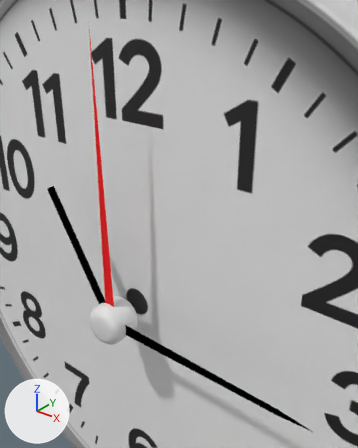
An edit to the glTF model docs/2D貼圖_3D清晰可見的時鐘面板_簡潔的指針V1.glb, drawn before and after from the same camera.
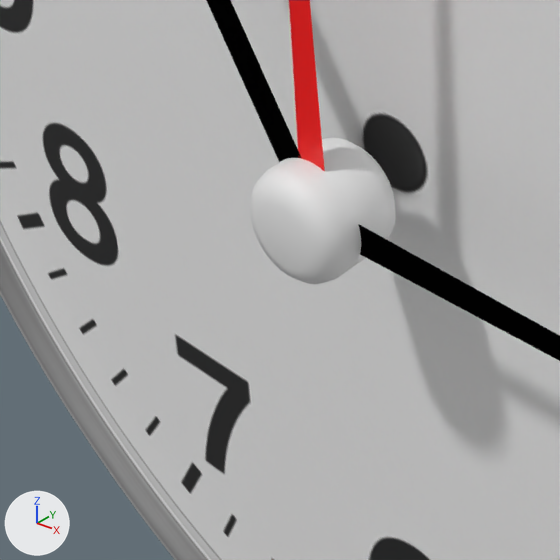
There are two pictures of each version: one from a 50 mm camera at (379.0, -340.0, 377.0) aimed at (31.0, 95.0, 108.0), one close up on the part from 2% to 54% of the width and 56% to 97% of the height. Arrows for +X, +Y and +Z are at lower left; the lights stay in place. Where no turn or scale is listed for an object, it has been applied to the vertices.

Names of what the first close-up shows: 'hour', 'minute', 'second', '圆柱体', '復古風格的時鐘_貼圖版'.
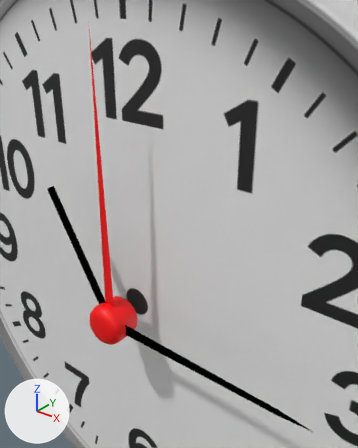
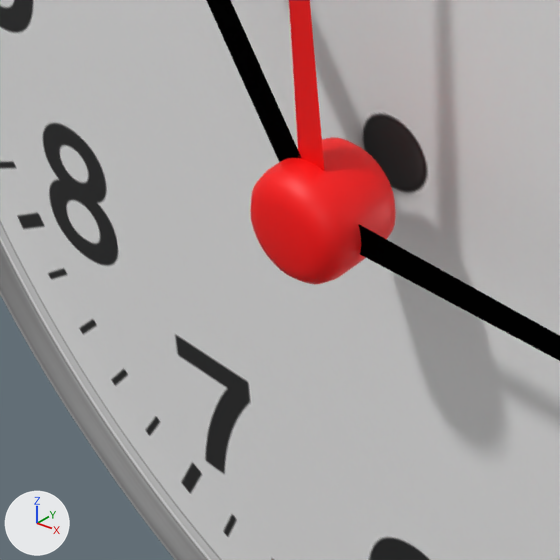
Diff of the bpy script that builds the scene:
```diff
--- a/docs/2D貼圖_3D清晰可見的時鐘面板_簡潔的指針V1.glb.py
+++ b/docs/2D貼圖_3D清晰可見的時鐘面板_簡潔的指針V1.glb.py
@@ me_圆柱体 @@
 me_圆柱体.from_pydata(...)  # 402 vertices, 800 faces; spans x -26.1..26.1, y -22.8..22.8, z -26.0..26.0
+me_圆柱体.materials.append(mat_second)  # red #ff0000
```

What differs and where, as boxes [x1, y1, x2, y2] in the close-ups (560 x 560 px):
'圆柱体', recoloured (grey to red): [250, 137, 395, 284] in both
